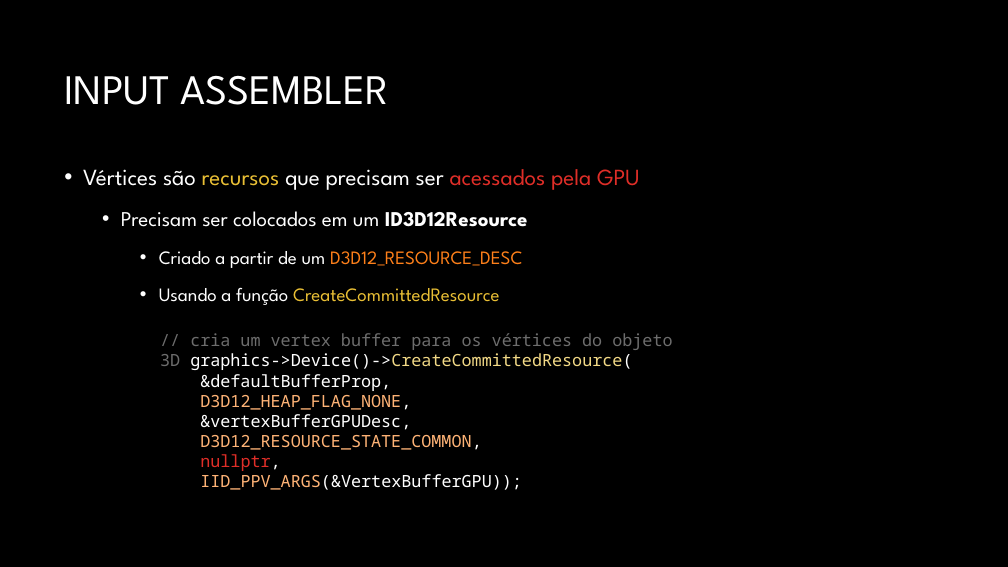
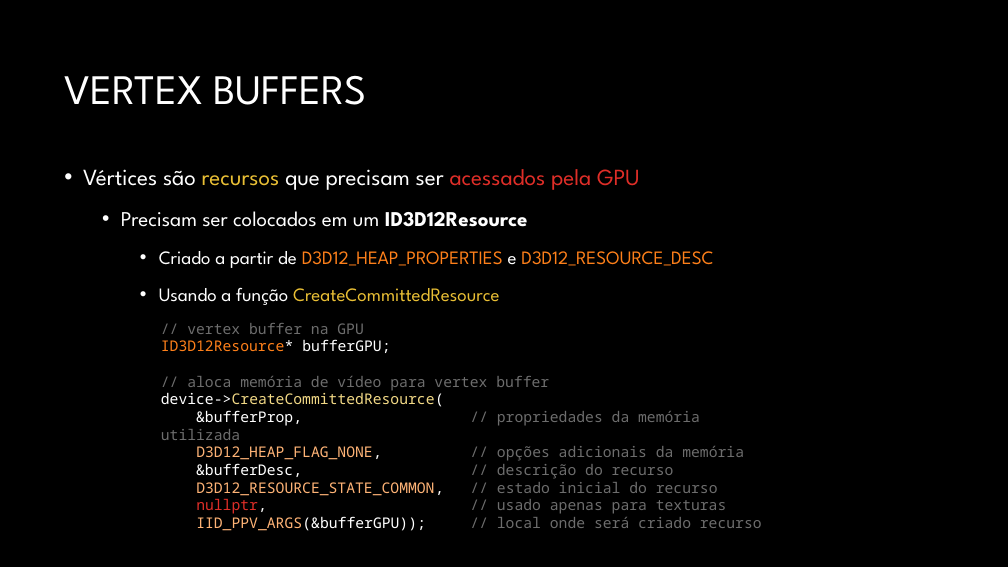
Before and after one commit to JudsonSS/CG, a slide deck: slide 11 of Slides/08. Desenho no Direct3D.pptx (slide 8 before the commit). Drawn at 1008x567 pixels with LibreOffice and Linux fonts; fonts in the diff are those of the drawing; background and template pictures are left out. Boxes give left, top, right and bottom in pixels: in the first picture for what was removed or moved away, otherwise in the second. Text is boxed around its words. In the diff, an @@ line names an element or a change of style, - is before the commit and + after.

Commit message:
Slide 8 Finalizado

```diff
--- a/Slides/08. Desenho no Direct3D.pptx
+++ b/Slides/08. Desenho no Direct3D.pptx
@@ title at [64, 75, 366, 105]: text changed @@
-INPUT ASSEMBLER
+VERTEX BUFFERS
@@ text at [159, 251, 713, 268]: text changed @@
-    • Criado a partir de um D3D12_RESOURCE_DESC
+    • Criado a partir de D3D12_HEAP_PROPERTIES e D3D12_RESOURCE_DESC
@@ text at [161, 323, 762, 531]: text changed; size 16 to 14 pt; text colour #FFFFFF to #6D6D6D @@
-// cria um vertex buffer para os vértices do objeto 3D graphics->Device()->CreateCommittedResource(
-&defaultBufferProp,
-D3D12_HEAP_FLAG_NONE,
-&vertexBufferGPUDesc,
-D3D12_RESOURCE_STATE_COMMON,
-nullptr,
-IID_PPV_ARGS(&VertexBufferGPU));
+// vertex buffer na GPU
+ID3D12Resource* bufferGPU;
+// aloca memória de vídeo para vertex buffer
+device->CreateCommittedResource(
+&bufferProp, // propriedades da memória utilizada
+D3D12_HEAP_FLAG_NONE, // opções adicionais da memória
+&bufferDesc, // descrição do recurso
+D3D12_RESOURCE_STATE_COMMON, // estado inicial do recurso
+nullptr, // usado apenas para texturas
+IID_PPV_ARGS(&bufferGPU)); // local onde será criado recurso
```
Also in this commit, not shown: 6 other slides changed, 33 slides added, 16 slides removed.
